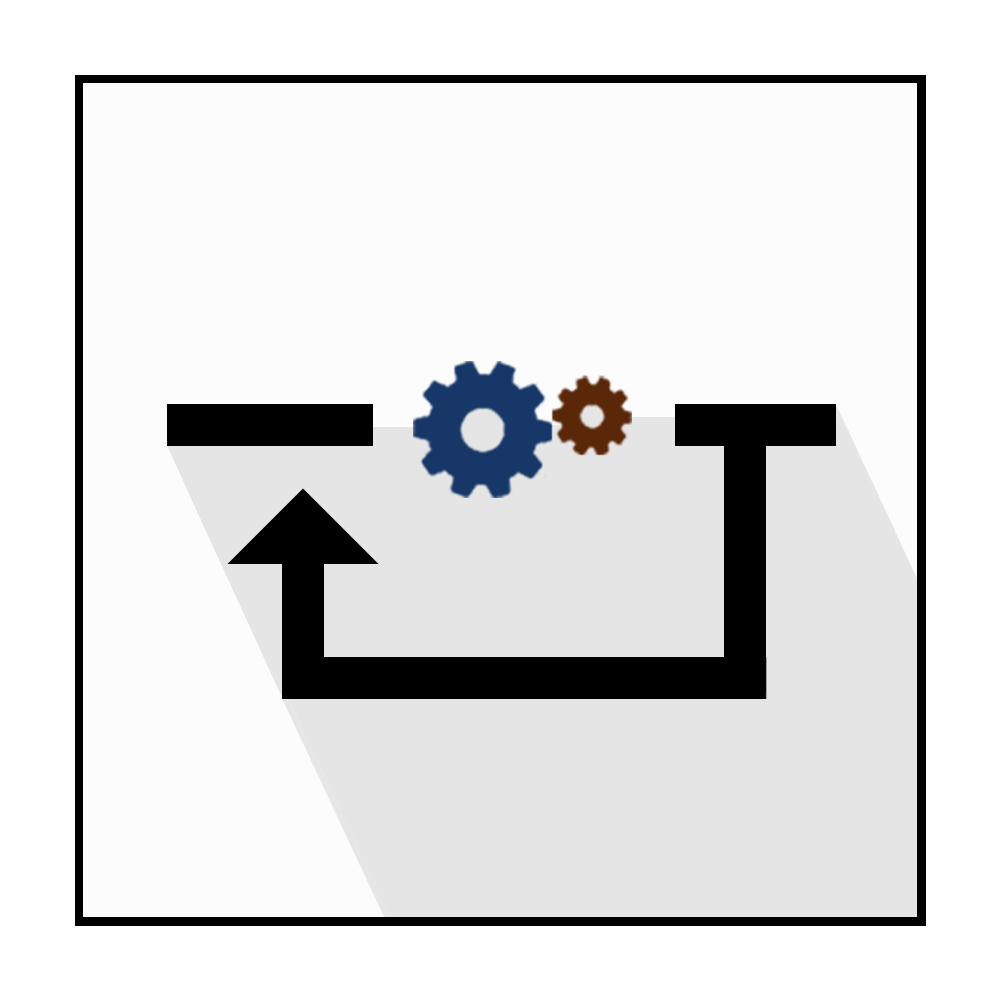
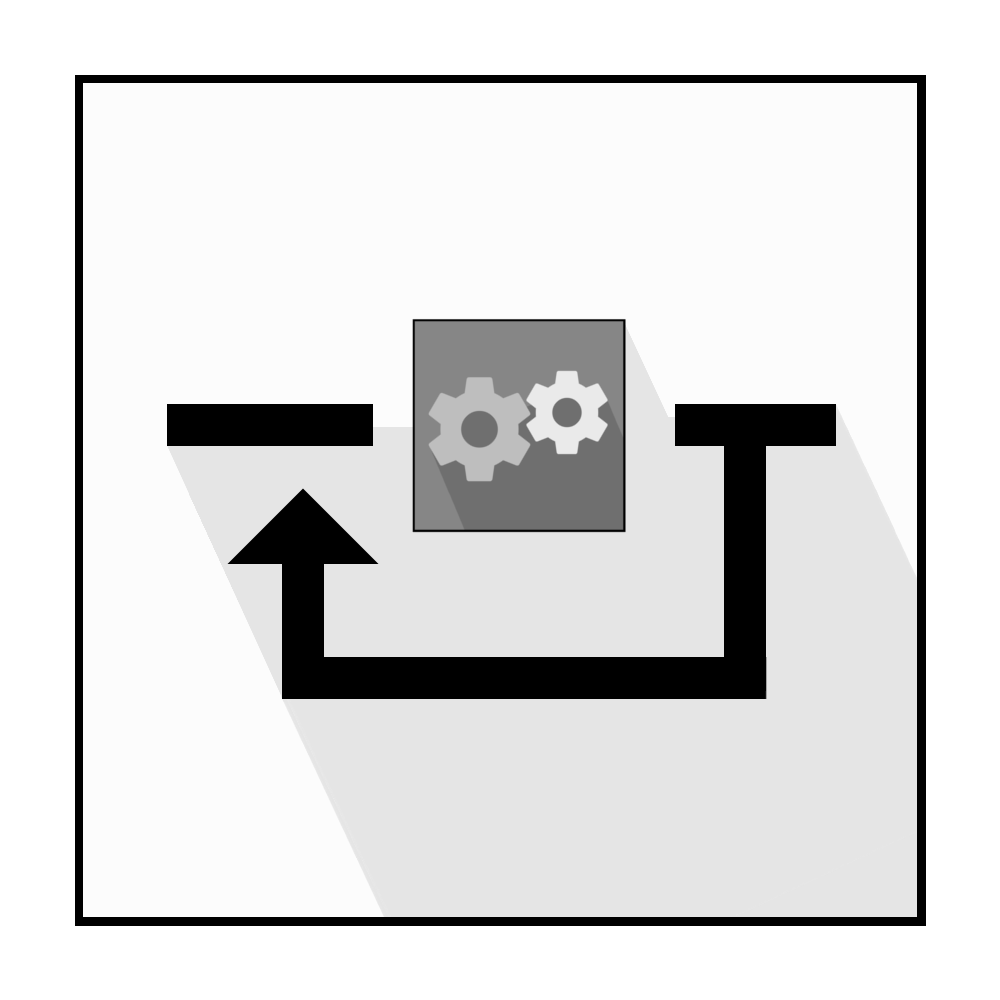
Before/after of a 1000x1000 layered artwork. What changed in the layer stack:
added layer "Pasted Layer" above "Outline" over [412, 318, 626, 533]
painted on "Brnach" over [413, 361, 632, 498]
painted on "Shadow" over [608, 320, 668, 417]
